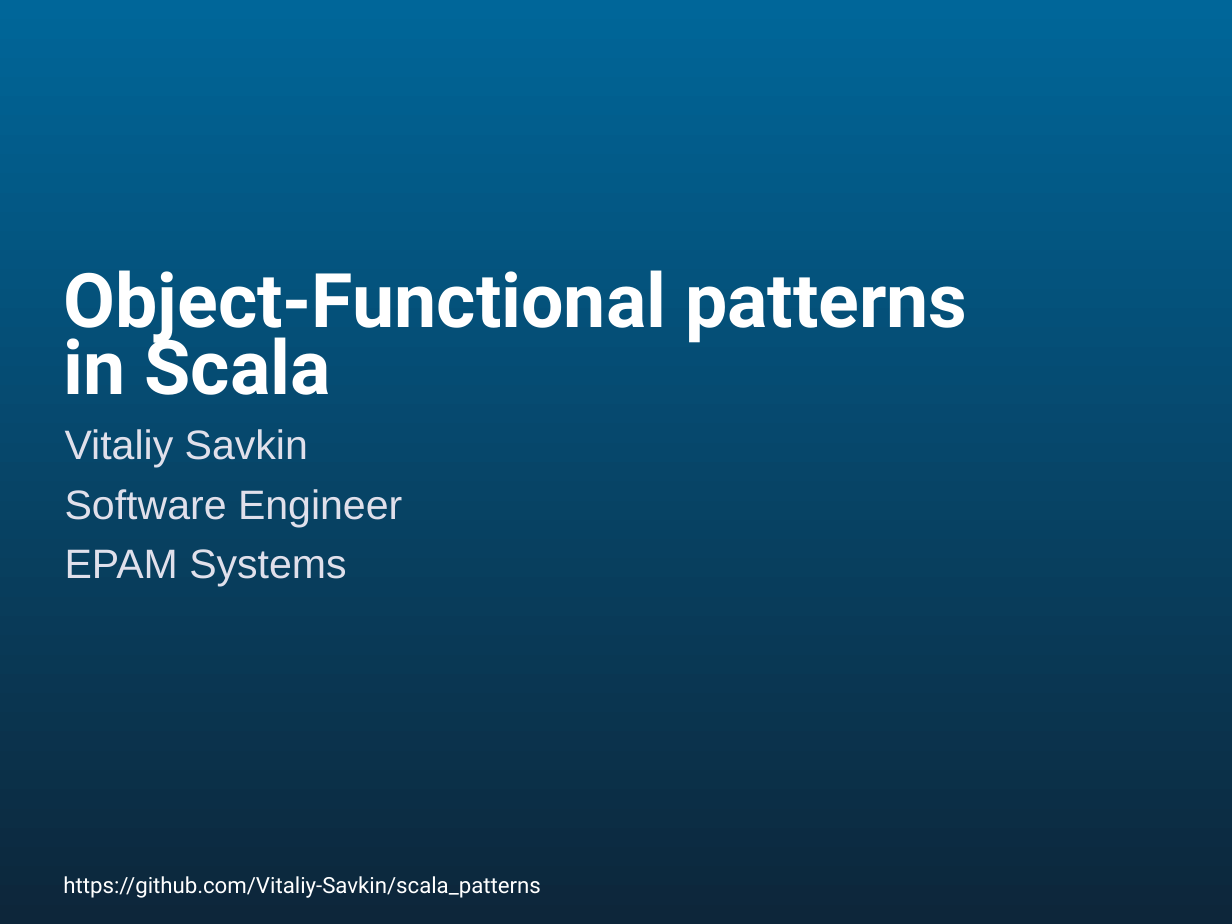
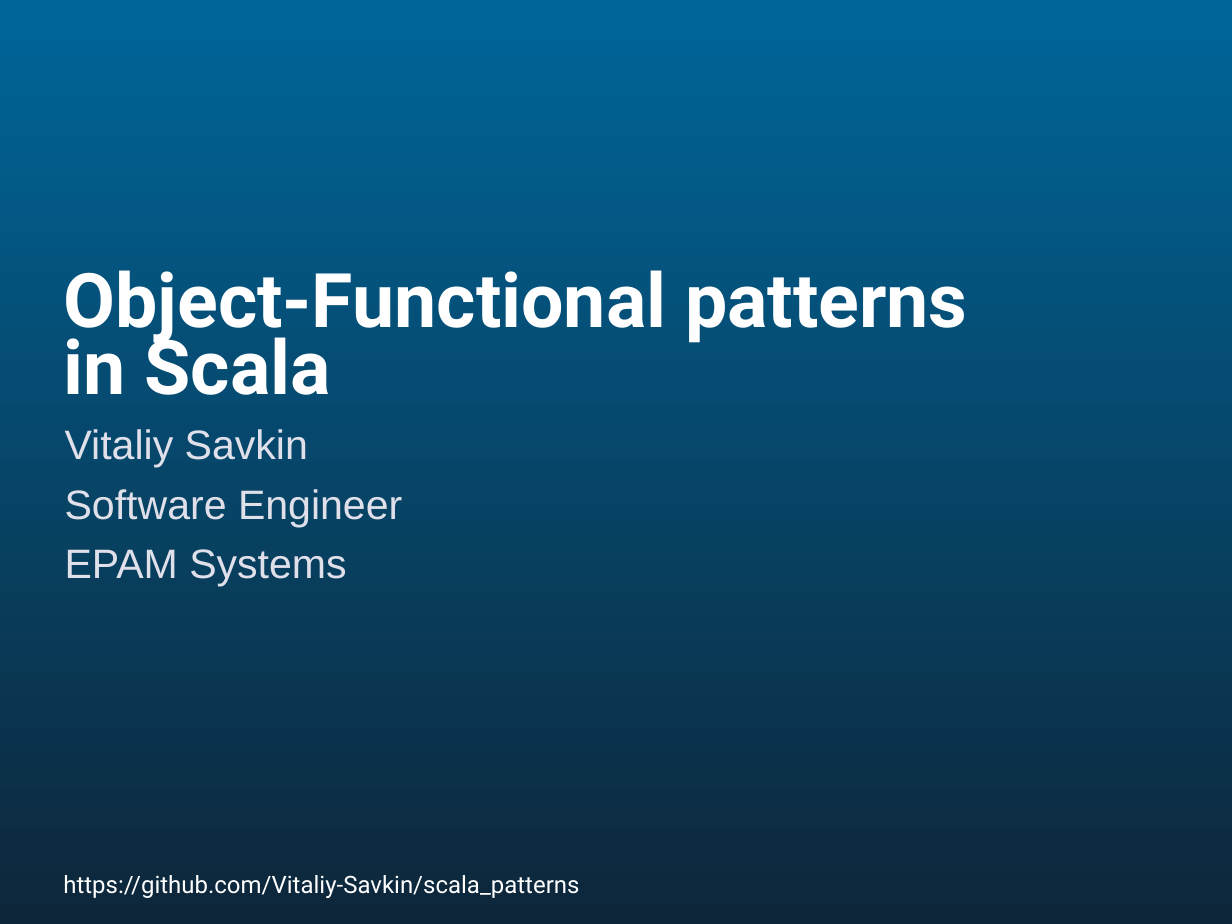
Before and after one commit to Vitaliy-Savkin/scala_patterns, a slide deck: slide 1 of presentations/Object-Functional patterns in Scala.odp. Drawn at 1232x924 pixels with LibreOffice and Linux fonts; fonts in the diff are those of the drawing. Boxes give left, top, right and bottom in pixels: in the first picture for what was removed or moved away, otherwise in the second. Text is boxed around its words. In the diff, an @@ line names an element or a change of style, - is before the commit and + after.

```diff
--- a/presentations/Object-Functional patterns in Scala.odp
+++ b/presentations/Object-Functional patterns in Scala.odp
@@ text "https://github.com/Vitaliy-Savkin/scala_patterns" at (63,875,579,898): size 12.9 to 14 pt; line spacing 0.45 to 0.55 @@
```
Also in this commit, not shown: 1 other slide changed, 2 other files.
